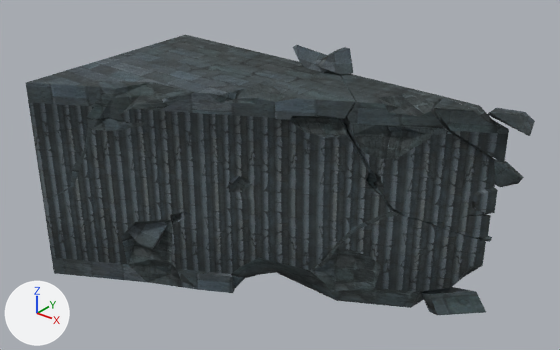
Before and after pictures for a commit that changed the OBJ model sceneobjs/shenjie_fuben_01/shenjie_fuben_01_louti_4.obj.
One viewpoint serves both versions: a 50 mm lens placed at (1060.0, -1463.0, 820.0), pointed at (56.0, -208.0, 42.0). Lighting does not change. The marker at lower left points along +X, +Y and +Z. Where no turn or scale is listed for an object, it has been applied to the vertices. Vertices at the same position are counted once.

The scene before the commit, as lines of its bpy script (objects in view):
```python
me_shenjie_fuben_01_louti_4 = bpy.data.meshes.new('shenjie_fuben_01_louti_4')
me_shenjie_fuben_01_louti_4.from_pydata(...)  # 407 vertices, 696 faces; spans x -441.0..549.0, y -512.0..29.0, z -315.0..297.0
# faces by material slot: [412, 284]
me_shenjie_fuben_01_louti_4.materials.append(mat_material_2)  # picture img_shenjie_fuben_01_louti_4_2_png
me_shenjie_fuben_01_louti_4.materials.append(mat_material_1)  # picture img_shenjie_fuben_01_louti_4_1_png
ob_shenjie_fuben_01_louti_4 = bpy.data.objects.new('shenjie_fuben_01_louti_4', me_shenjie_fuben_01_louti_4)
ob_shenjie_fuben_01_louti_4.location = (0.0, 0.0, 0.0)
```
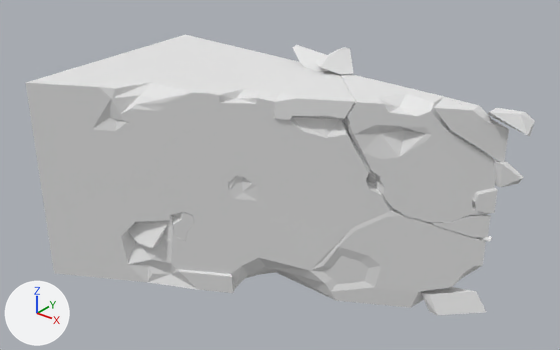
Boxes (x1, y1, x2, y2) around the edits, measured in the pictures (560 x 350 px):
```json
{"part": 1, "of": "me_shenjie_fuben_01_louti_4", "change": "recoloured", "before": [26, 35, 535, 315], "after": [26, 35, 535, 315], "on screen": "grey to white"}
{"part": 2, "of": "me_shenjie_fuben_01_louti_4", "change": "recoloured", "before": [29, 56, 508, 295], "after": [29, 56, 508, 295], "on screen": "black to grey"}
```

Scene script edits in JSON lines:
```json
{"op": "add", "block": "mat_material_1_1", "code": ["mat_material_1_1 = principled_material('material_1')", "mat_material_1_1.base_color = (0.8, 0.8, 0.8)  # white #e7e7e7", "mat_material_1_1.roughness = 1.0"]}
{"op": "add", "block": "mat_material_2_1", "code": ["mat_material_2_1 = principled_material('material_2')", "mat_material_2_1.base_color = (0.8, 0.8, 0.8)  # white #e7e7e7", "mat_material_2_1.roughness = 1.0"]}
{"block": "me_shenjie_fuben_01_louti_4", "where": "me_shenjie_fuben_01_louti_4.from_pydata(...)  # 407 vertices, 696 faces; spans x -441.0..549.0, y -512.0..29.0, z -315.0..297.0"}
{"block": "me_shenjie_fuben_01_louti_4", "where": "# used by ob_shenjie_fuben_01_louti_4; location = (0.0, 0.0, 0.0)"}
{"block": "me_shenjie_fuben_01_louti_4", "change": "me_shenjie_fuben_01_louti_4 part 1: all 412 faces that had it switch from mat_material_2 (picture img_shenjie_fuben_01_louti_4_2_png) to mat_material_2_1 (white #e7e7e7)"}
{"block": "me_shenjie_fuben_01_louti_4", "change": "me_shenjie_fuben_01_louti_4 part 2: all 284 faces that had it switch from mat_material_1 (picture img_shenjie_fuben_01_louti_4_1_png) to mat_material_1_1 (white #e7e7e7)"}
```
